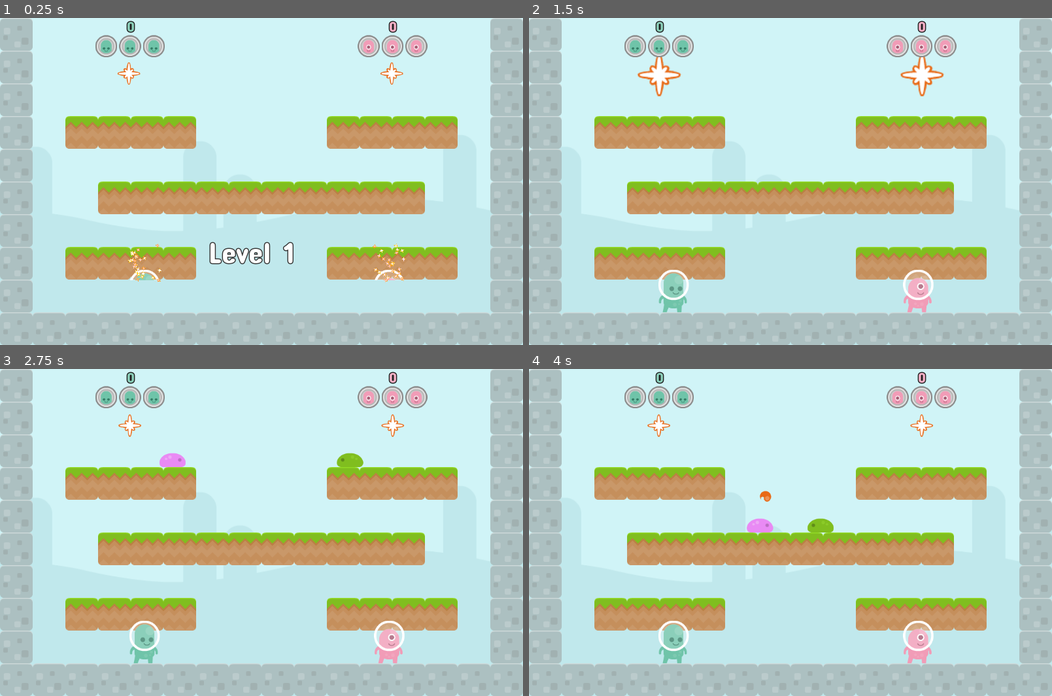
Above: before the commit, frames 1-4 (two rows, left to right).
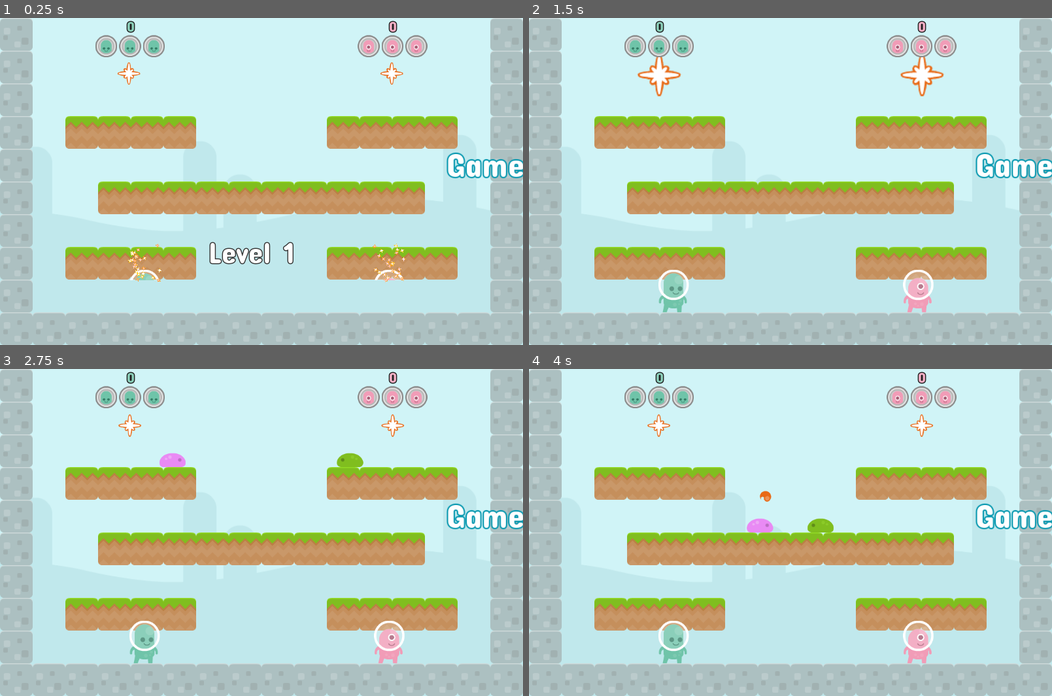
Above: after the commit, the same moments.

Repository: doctor-g/AltNaGaDeMon2021
Game: Godot game, scene res://World/World.tscn
Same seed, same stepped clock (60 frames per second), same inputs: the game is played once before the commit and once after it.
Inputs:
- Up to frame 1 (0.25 s): no input
- Up to frame 2 (1.5 s): no input
- Up to frame 3 (2.75 s): no input
- Up to frame 4 (4 s): no input

The runs differ from the first frame. In frame 1, 0.8% of the frame differs, in the area x 85-100%, y 41-49%; in frame 2, 0.8%; in frame 3, 0.8%; in frame 4, 0.8%.

Commit message:
Name the game and add a simple title
It would be nice to animate this later, but for now, at least it's there.

Diff:
--- a/project/Screens/MainMenu.tscn
+++ b/project/Screens/MainMenu.tscn
@@ -3,13 +3,11 @@
 [ext_resource path="res://Common/ui_theme.tres" type="Theme" id=1]
 [ext_resource path="res://Screens/MainMenu.gd" type="Script" id=2]
 [ext_resource path="res://Screens/menu.ogg" type="AudioStream" id=3]
+[ext_resource path="res://Screens/title_font.tres" type="DynamicFontData" id=4]
 
-[sub_resource type="DynamicFontData" id=1]
-font_path = "res://Common/ConcertOne-Regular.ttf"
-
-[sub_resource type="DynamicFont" id=2]
-size = 72
-font_data = SubResource( 1 )
+[sub_resource type="DynamicFont" id=1]
+size = 84
+font_data = ExtResource( 4 )
 
 [node name="MainMenu" type="Control"]
 anchor_right = 1.0
@@ -17,22 +15,8 @@
 theme = ExtResource( 1 )
 script = ExtResource( 2 )
 __meta__ = {
-"_edit_use_anchors_": false
-}
-
-[node name="TitleLabel" type="Label" parent="."]
-anchor_left = 0.5
-anchor_top = 0.5
-anchor_right = 0.5
-anchor_bottom = 0.5
-margin_left = -185.0
-margin_top = -28.5
-margin_right = 185.0
-margin_bottom = 28.5
-custom_fonts/font = SubResource( 2 )
-text = "A Cool Title"
-__meta__ = {
-"_edit_use_anchors_": false
+"_edit_use_anchors_": false,
+"_edit_vertical_guides_": [  ]
 }
 
 [node name="ButtonBox" type="VBoxContainer" parent="."]
@@ -66,5 +50,24 @@
 autoplay = true
 bus = "Music"
 
+[node name="Blobbo" type="Label" parent="."]
+margin_left = 333.0
+margin_top = 112.0
+margin_right = 727.0
+margin_bottom = 268.0
+custom_fonts/font = SubResource( 1 )
+text = "Blobbo"
+__meta__ = {
+"_edit_use_anchors_": false
+}
+
+[node name="Globbo" type="Label" parent="."]
+margin_left = 420.0
+margin_top = 197.0
+margin_right = 806.0
+margin_bottom = 353.0
+custom_fonts/font = SubResource( 1 )
+text = "Globbo"
+
 [connection signal="pressed" from="ButtonBox/Start1PButton" to="." method="_on_Start1PButton_pressed"]
 [connection signal="pressed" from="ButtonBox/Start2PButton" to="." method="_on_Start2PButton_pressed"]
--- /dev/null
+++ b/project/Screens/title_font.tres
@@ -0,0 +1,4 @@
+[gd_resource type="DynamicFontData" format=2]
+
+[resource]
+font_path = "res://Screens/Corben-Bold.ttf"
--- a/project/World/World.tscn
+++ b/project/World/World.tscn
@@ -168,10 +168,10 @@
 anchor_top = 0.5
 anchor_right = 0.5
 anchor_bottom = 0.5
-margin_left = -227.0
-margin_top = -430.0
-margin_right = 227.0
-margin_bottom = -325.0
+margin_left = 333.0
+margin_top = -80.0
+margin_right = 787.0
+margin_bottom = 25.0
 custom_fonts/font = SubResource( 1 )
 text = "Game Over"
 align = 1
Binary file added: project/Screens/Corben-Bold.ttf
Not shown, changed: README.md
Not shown, added: docs/fonts/Corben/OFL.txt
